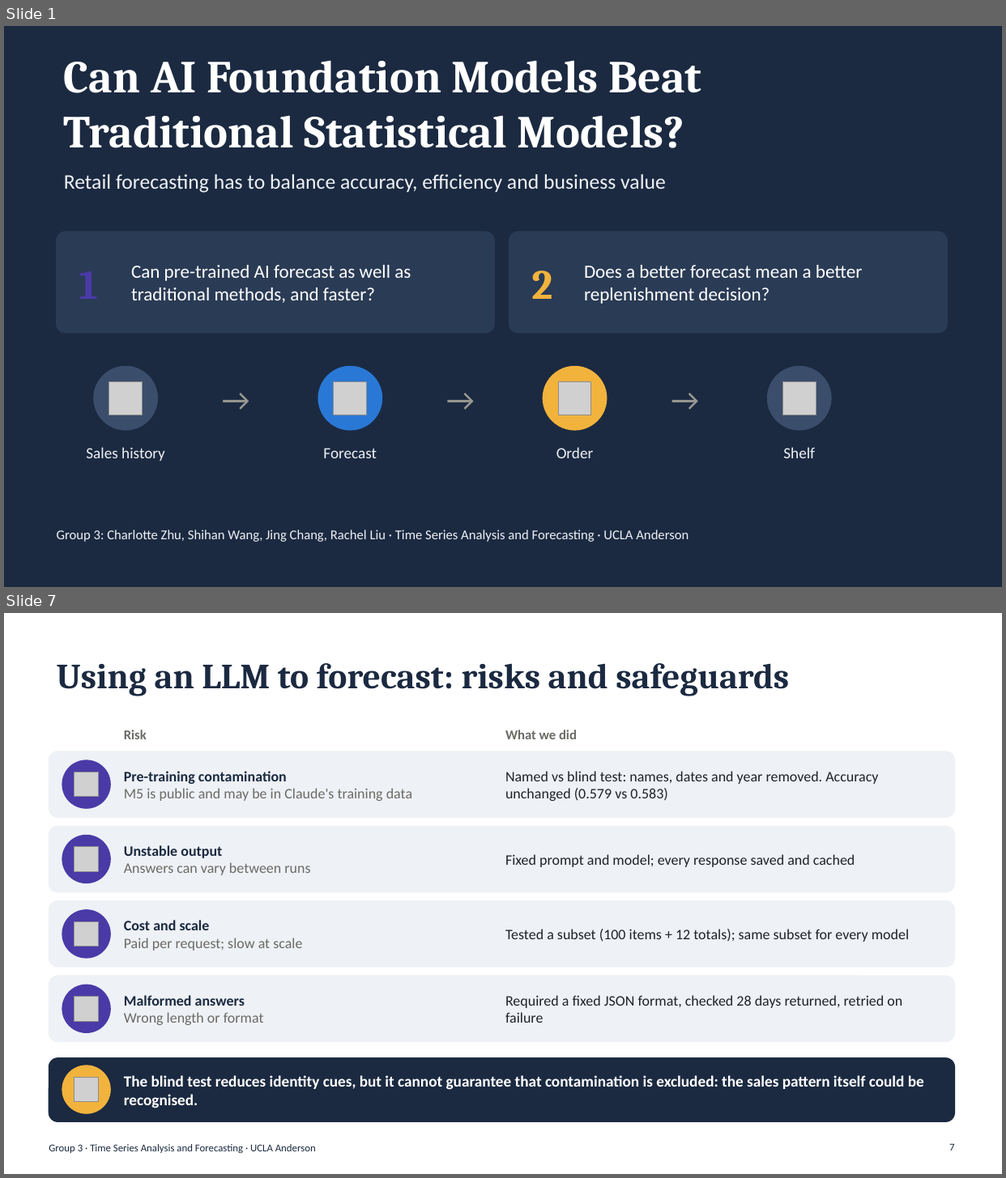
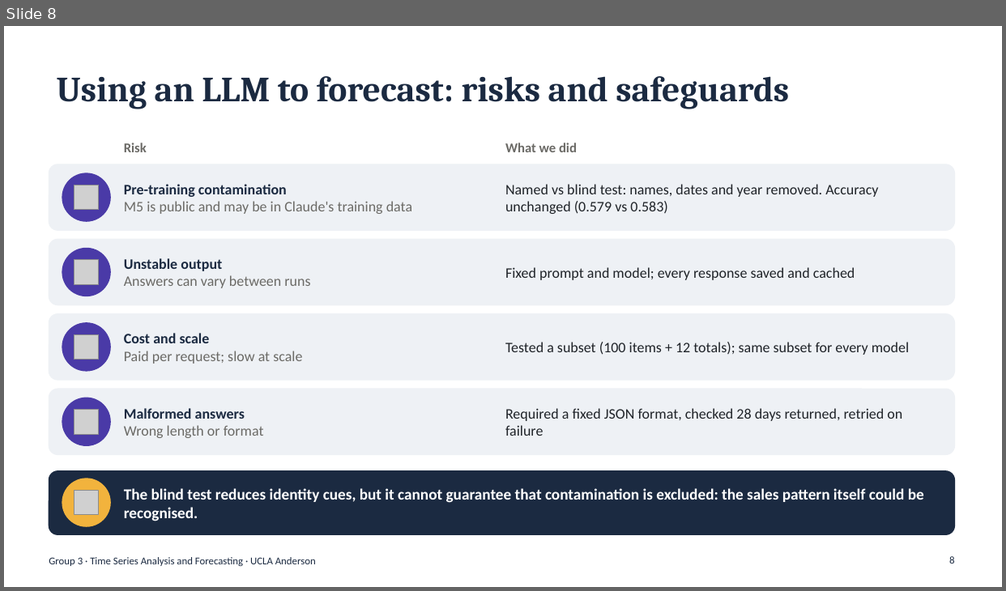
Before and after one commit to shihan-2002/m5-forecast-to-profit, a slide deck: presentation/Group3_Forecasting_Presentation.pptx. Shown one above the other, each under a label of ours: slides 1 and 7 before the commit, slide 8 after it; the slides between them are not shown. The pictures are 1006x1178 and 1006x591 pixels, drawn with LibreOffice and Linux fonts; fonts in the diff are those of the drawing; grey boxes stand for pictures. Boxes give left, top, right and bottom in pixels: in the first picture for what was removed or moved away, otherwise in the second. Text is boxed around its words. In the diff, an @@ line names an element or a change of style, - is before the commit and + after.

```diff
--- a/presentation/Group3_Forecasting_Presentation.pptx
+++ b/presentation/Group3_Forecasting_Presentation.pptx
@@ slide 1 removed at bbox=[4, 26, 1002, 587], background #1B2A41 @@
@@ title removed at bbox=[64, 60, 701, 148] @@
-Can AI Foundation Models Beat Traditional Statistical Models?
@@ text removed at bbox=[64, 174, 666, 193] @@
-Retail forecasting has to balance accuracy, efficiency and business value
@@ rounded rectangle removed at bbox=[57, 232, 494, 333] @@
@@ rounded rectangle removed at bbox=[509, 232, 948, 333] @@
@@ text removed at bbox=[131, 265, 411, 303] @@
-Can pre-trained AI forecast as well as traditional methods, and faster?
@@ text removed at bbox=[584, 265, 862, 304] @@
-Does a better forecast mean a better replenishment decision?
@@ text removed at bbox=[531, 271, 552, 299] @@
-2
@@ ellipse removed at bbox=[94, 367, 157, 430] @@
@@ picture removed at bbox=[108, 382, 142, 415] @@
@@ text removed at bbox=[191, 367, 281, 430] @@
-→
@@ ellipse removed at bbox=[318, 367, 382, 430] @@
@@ picture removed at bbox=[334, 382, 366, 415] @@
@@ text removed at bbox=[415, 367, 505, 430] @@
-→
@@ ellipse removed at bbox=[543, 367, 607, 430] @@
@@ picture removed at bbox=[558, 382, 591, 415] @@
@@ text removed at bbox=[641, 367, 731, 430] @@
-→
@@ ellipse removed at bbox=[768, 367, 831, 430] @@
@@ picture removed at bbox=[782, 382, 816, 415] @@
@@ text removed at bbox=[86, 447, 165, 461] @@
-Sales history
@@ text removed at bbox=[323, 448, 377, 459] @@
-Forecast
@@ text removed at bbox=[556, 447, 594, 459] @@
-Order
@@ text removed at bbox=[783, 447, 815, 459] @@
-Shelf
@@ text removed at bbox=[57, 530, 688, 542] @@
-Group 3: Charlotte Zhu, Shihan Wang, Jing Chang, Rachel Liu · Time Series Analysis and Forecasting · UCLA Anderson
@@ what was slide 7 is now slide 8 @@
@@ page number at bbox=[949, 557, 954, 564]: text changed @@
-7
+8
```
Also in this commit, not shown: 7 slides changed, 2 slides added.
